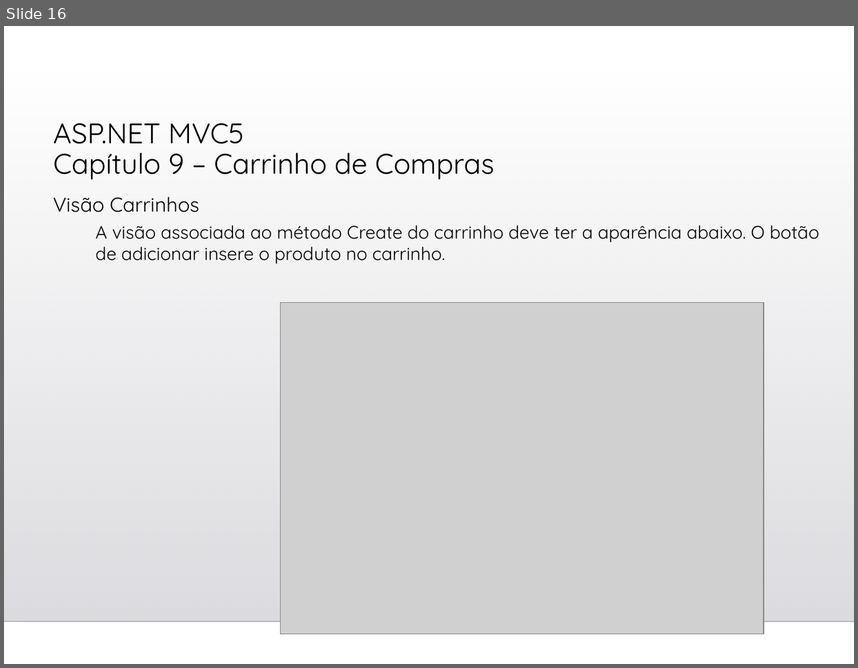
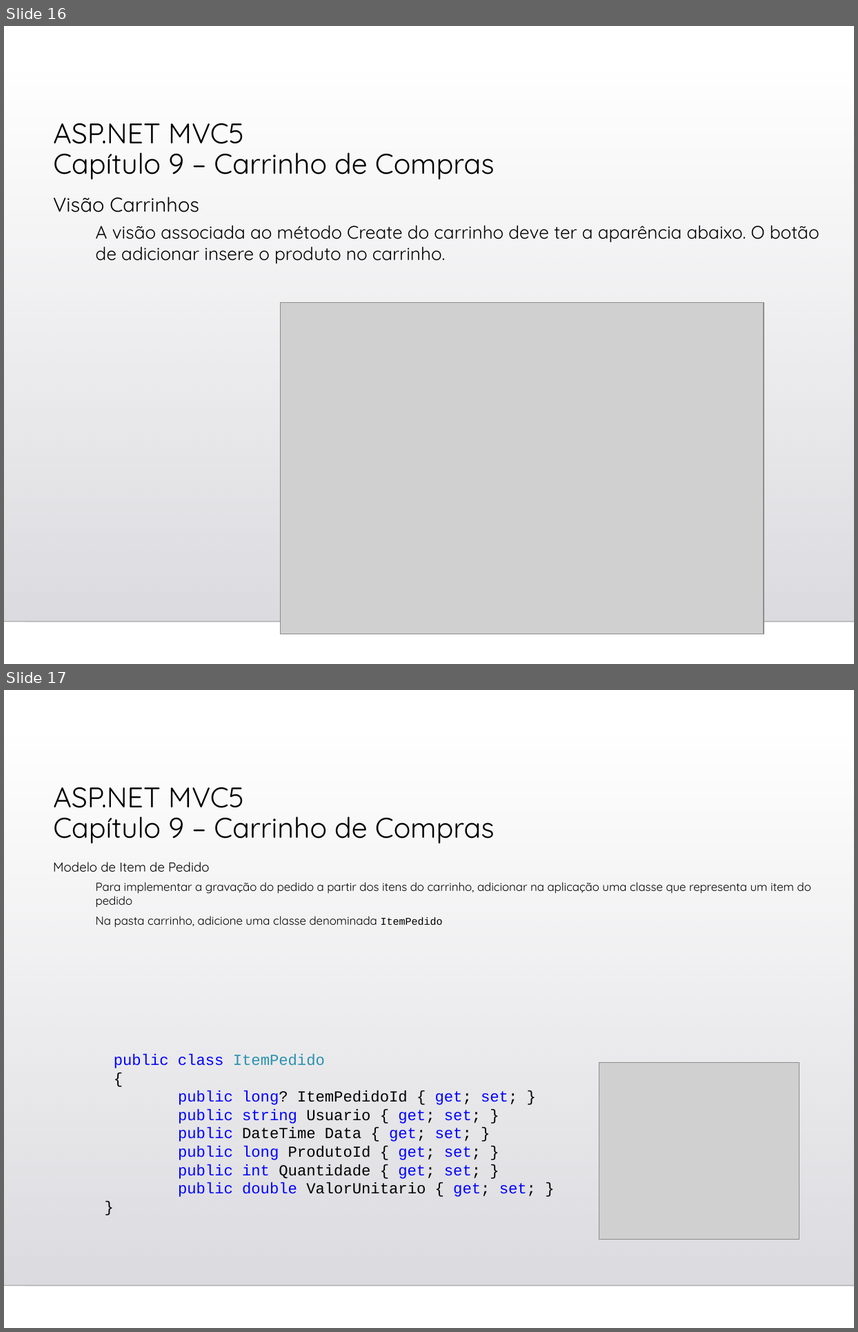
Before and after one commit to gasilvabr/ProjetoWeb2023, a slide deck: Cap09-Carrinho de Compras.ppt. Shown one above the other, each under a label of ours: slide 16 before the commit, slides 16 and 17 after it. The pictures are 858x668 and 858x1332 pixels, drawn with LibreOffice and Linux fonts; fonts in the diff are those of the drawing; grey boxes stand for pictures; background and template pictures are left out. Boxes give left, top, right and bottom in pixels: in the first picture for what was removed or moved away, otherwise in the second. Text is boxed around its words. In the diff, an @@ line names an element or a change of style, - is before the commit and + after.

```diff
--- a/Cap09-Carrinho de Compras.ppt
+++ b/Cap09-Carrinho de Compras.ppt
@@ slide 17 added at (x1=4, y1=690, x2=854, y2=1328), background picture (left out); not listed: 2 template elements that a slide beside it also shows @@
@@ title added at (x1=53, y1=787, x2=495, y2=843), 24 pt, text #000000 @@
+ASP.NET MVC5
+Capítulo 9 – Carrinho de Compras
@@ text added at (x1=53, y1=862, x2=811, y2=927), 9.9 pt, text #000000 @@
+Modelo de Item de Pedido
+  Para implementar a gravação do pedido a partir dos itens do carrinho, adicionar na aplicação uma classe que representa um item do pedido
+  Na pasta carrinho, adicione uma classe denominada ItemPedido
@@ text added at (x1=114, y1=1054, x2=536, y2=1196), 12.9 pt, text #0000FF @@
+public class ItemPedido
+{
+public long? ItemPedidoId { get; set; }
+public string Usuario { get; set; }
+public DateTime Data { get; set; }
+public long ProdutoId { get; set; }
+public int Quantidade { get; set; }
+public double ValorUnitario { get; set; }
+}
@@ picture added at (x1=599, y1=1063, x2=799, y2=1239) @@
```
Also in this commit, not shown: 8 other slides added, 2 other files.
